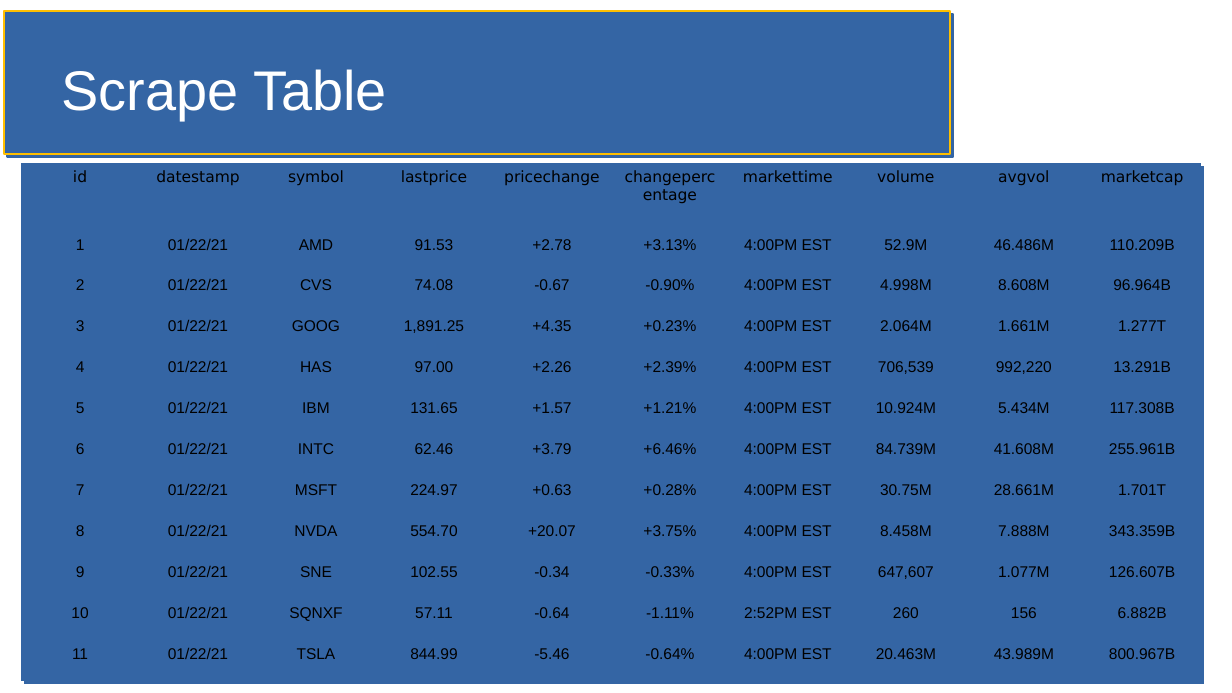
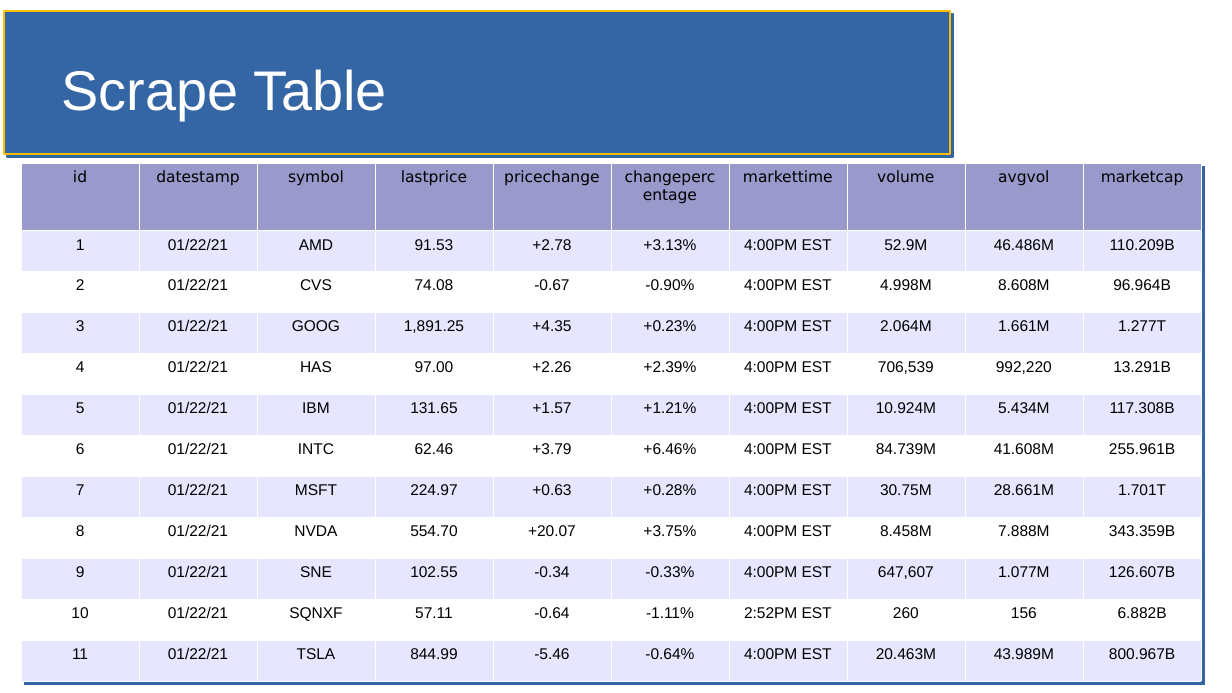
Before and after one commit to jfdoyle3/maven_class, a slide deck: slide 6 of slides/maven.odp. Drawn at 1232x693 pixels with LibreOffice and Linux fonts; fonts in the diff are those of the drawing. Boxes give left, top, right and bottom in pixels: in the first picture for what was removed or moved away, otherwise in the second. Text is boxed around its words. In the diff, an @@ line names an element or a change of style, - is before the commit and + after.

```diff
--- a/slides/maven.odp
+++ b/slides/maven.odp
@@ table at (21,163,1206,682) @@
@@ fill #3465A4 to #9999CC in row 1 @@
@@ fill #3465A4 to #E6E6FF in 60 cells @@
@@ fill #3465A4 to #FFFFFF in 50 cells @@
@@ borders changed @@
```
Also in this commit, not shown: 1 other slide changed, 2 other files.
